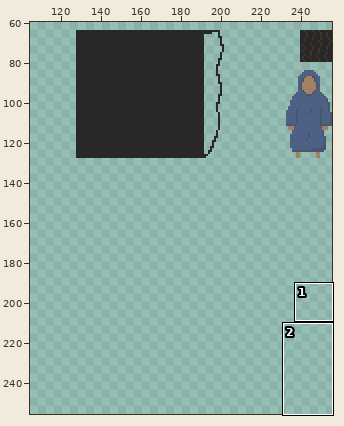
Pixel-art file -- Aseprite files/proto_hollow tree.aseprite. Above, an overview of the earlier version with the close-up marked.
Close-up. Before:
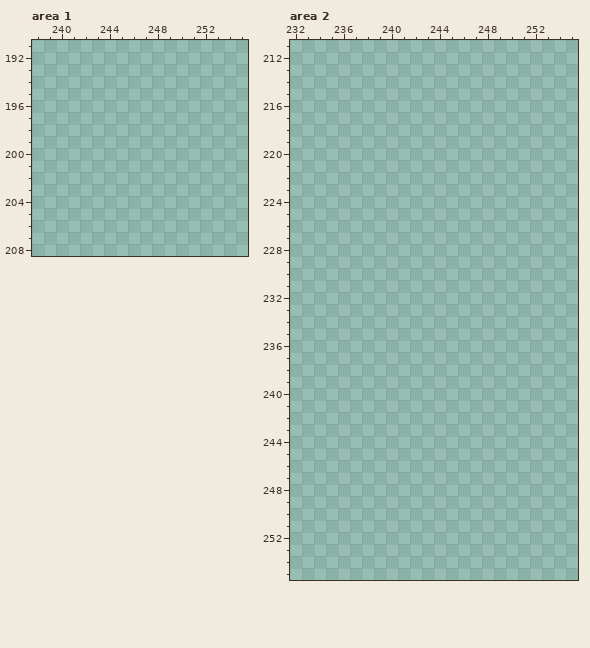
256x256 pixels, 1 frame. Colours within 5 levels of each other are drawn and written as one. Shown: area 1: x 238..255, y 191..208; area 2: x 232..255, y 211..255. The old version is drawn lined up with the new one. The wide view leaves out empty margins. The commit also changed other parts of the picture, which this record leaves out.
The result:
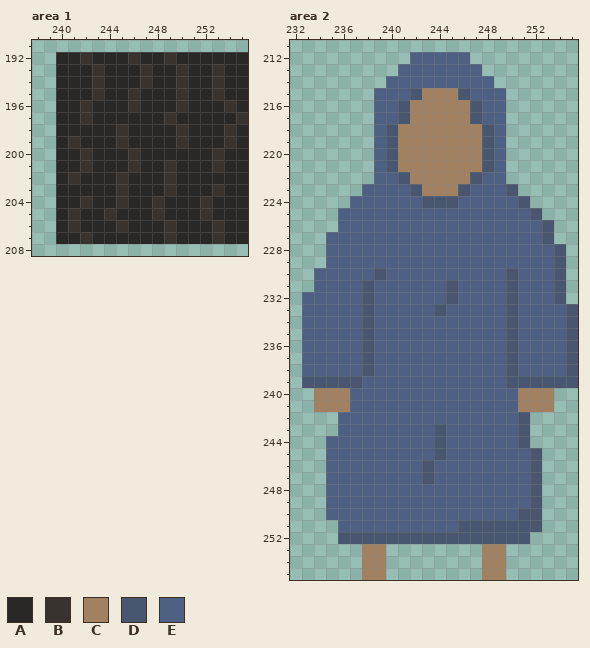
Palette (. is transparent): A #2a2827  B #38332f  C #a28162  D #485670  E #4e6184
Diff:
whole drawing moved by +0,-128 (the old picture is shown already moved)
Changed rows in their new state; - is an unchanged pixel.
Area 1:
first column x 240:
192 AABAAABAABAAAAAA
193 AAABAAABAABAABAA
194 AAABAAABAABAABAA
195 AAABAABAAABAABAA
196 AABAAABAAABAAABA
197 AABAAAAAABAAAAAB
198 AAAAABAAAABAAABA
199 ABAAABAAAABAAABA
200 AABAAABAAAAAABAA
201 AABAAABAABAAABAA
202 ABAAABAAABAAAAAA
203 AAAAABAAABAAABAA
204 AABAABAABAAABAAA
205 ABAABAAABAAABAAA
206 ABAAABAAABAAABAA
207 AABAAAAAABAAABAA
Area 2:
first column x 233:
212 ---------EEEEE---------
213 --------EEEEEEE--------
214 -------EEEEEEEEE-------
215 ------EEEDCCCDEEE------
216 ------EEDCCCCCDEE------
217 ------EEDCCCCCDEE------
218 ------EDCCCCCCCDE------
219 ------EDCCCCCCCDE------
220 ------EDCCCCCCCDE------
221 ------EDCCCCCCCDE------
222 ------EEDCCCCCDEE------
223 -----EEEEDCCCDEEED-----
224 ----EEEEEEDDDEEEEED----
225 ---EEEEEEEEEEEEEEEED---
226 ---EEEEEEEEEEEEEEEEED--
227 --EEEEEEEEEEEEEEEEEED--
228 --EEEEEEEEEEEEEEEEEEED-
229 --EEEEEEEEEEEEEEEEEEED-
230 -EEEEEDEEEEEEEEEEDEEED-
231 -EEEEDEEEEEEDEEEEDEEED-
232 EEEEEDEEEEEEDEEEEDEEED-
233 EEEEEDEEEEEDEEEEEDEEEED
234 EEEEEDEEEEEEEEEEEDEEEED
235 EEEEEDEEEEEEEEEEEDEEEED
236 EEEEEDEEEEEEEEEEEDEEEED
237 EEEEEDEEEEEEEEEEEDEEEED
238 EEEEEDEEEEEEEEEEEDEEEED
239 DDDDDEEEEEEEEEEEEDDDDDD
240 -CCCEEEEEEEEEEEEEECCC--
241 -CCCEEEEEEEEEEEEEECCC--
242 ---EEEEEEEEEEEEEEED----
243 ---EEEEEEEEDEEEEEED----
244 --EEEEEEEEEDEEEEEED----
245 --EEEEEEEEEDEEEEEEED---
246 --EEEEEEEEDEEEEEEEED---
247 --EEEEEEEEDEEEEEEEED---
248 --EEEEEEEEEEEEEEEEED---
249 --EEEEEEEEEEEEEEEEED---
250 --EEEEEEEEEEEEEEEEDD---
251 ---EEEEEEEEEEDDDDDDD---
252 ---DDDDDDDDDDDDDDDD----
253 -----CC--------CC------
254 -----CC--------CC------
255 -----CC--------CC------
Changed places in both close-ups, as pixel boxes (x1, y1, x2, y2):
added: (56, 52, 248, 244)
added: (302, 52, 578, 580)
